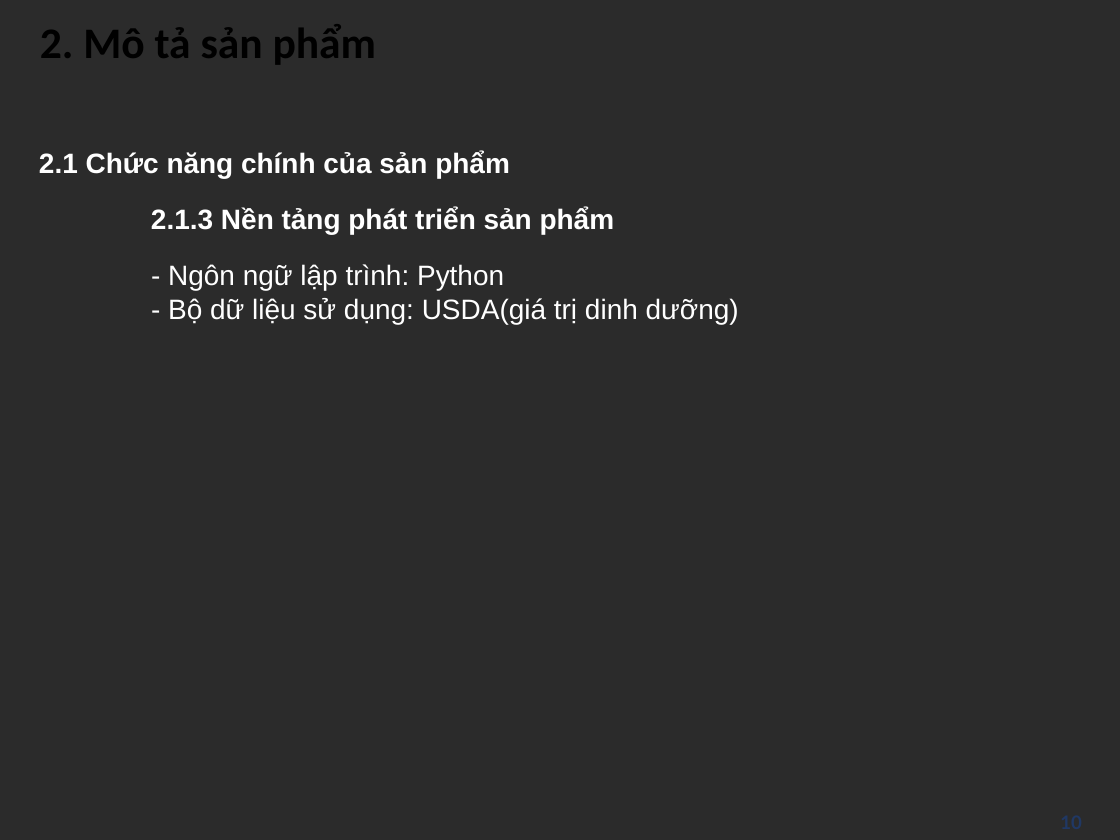
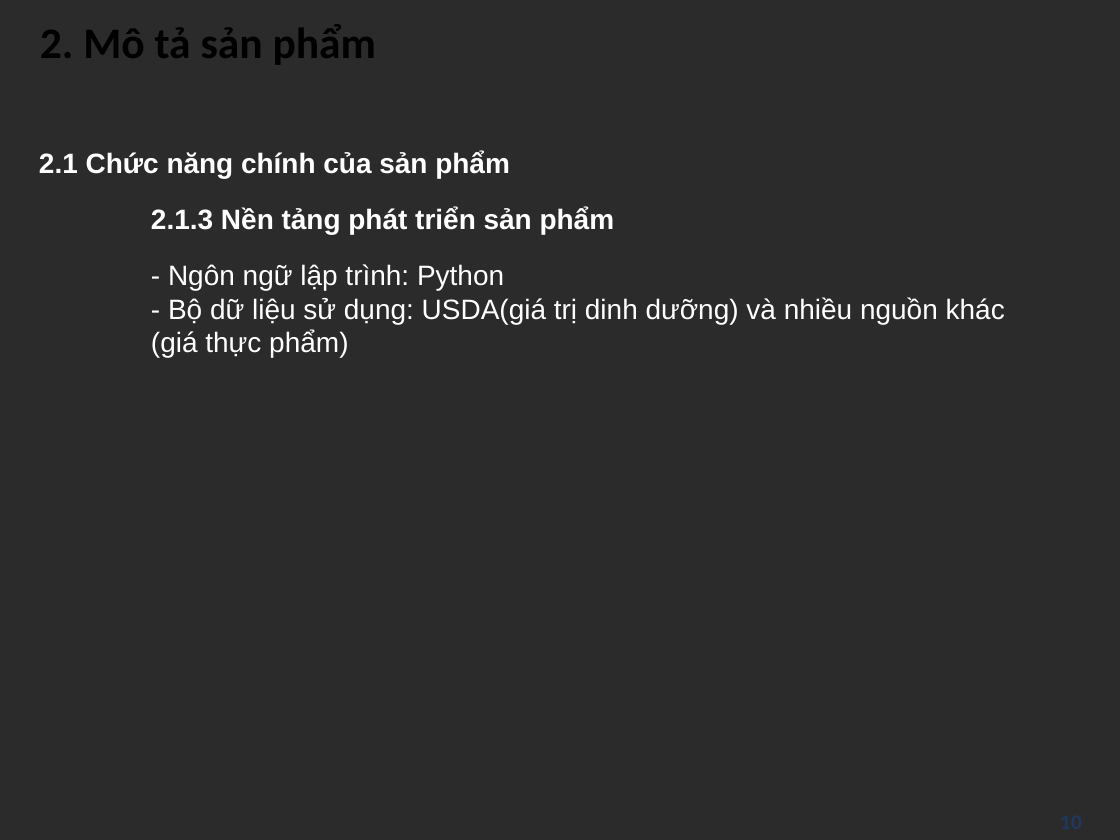
Before and after one commit to zVNoob/meal_suggestion, a slide deck: slide 10 of slides.odp. Drawn at 1120x840 pixels with LibreOffice and Linux fonts; fonts in the diff are those of the drawing; background and template pictures are left out; a plain dark background stands for a picture behind light text. Boxes give left, top, right and bottom in pixels: in the first picture for what was removed or moved away, otherwise in the second. Text is boxed around its words. In the diff, an @@ line names an element or a change of style, - is before the commit and + after.

Commit message:
Slides completed

```diff
--- a/slides.odp
+++ b/slides.odp
@@ text at box(151, 297, 1005, 357): text changed @@
-- Bộ dữ liệu sử dụng: USDA(giá trị dinh dưỡng)
+- Bộ dữ liệu sử dụng: USDA(giá trị dinh dưỡng) và nhiều nguồn khác (giá thực phẩm)
```
Also in this commit, not shown: 1 other slide changed, 7 slides added, 3 slides removed, 1 other file.
